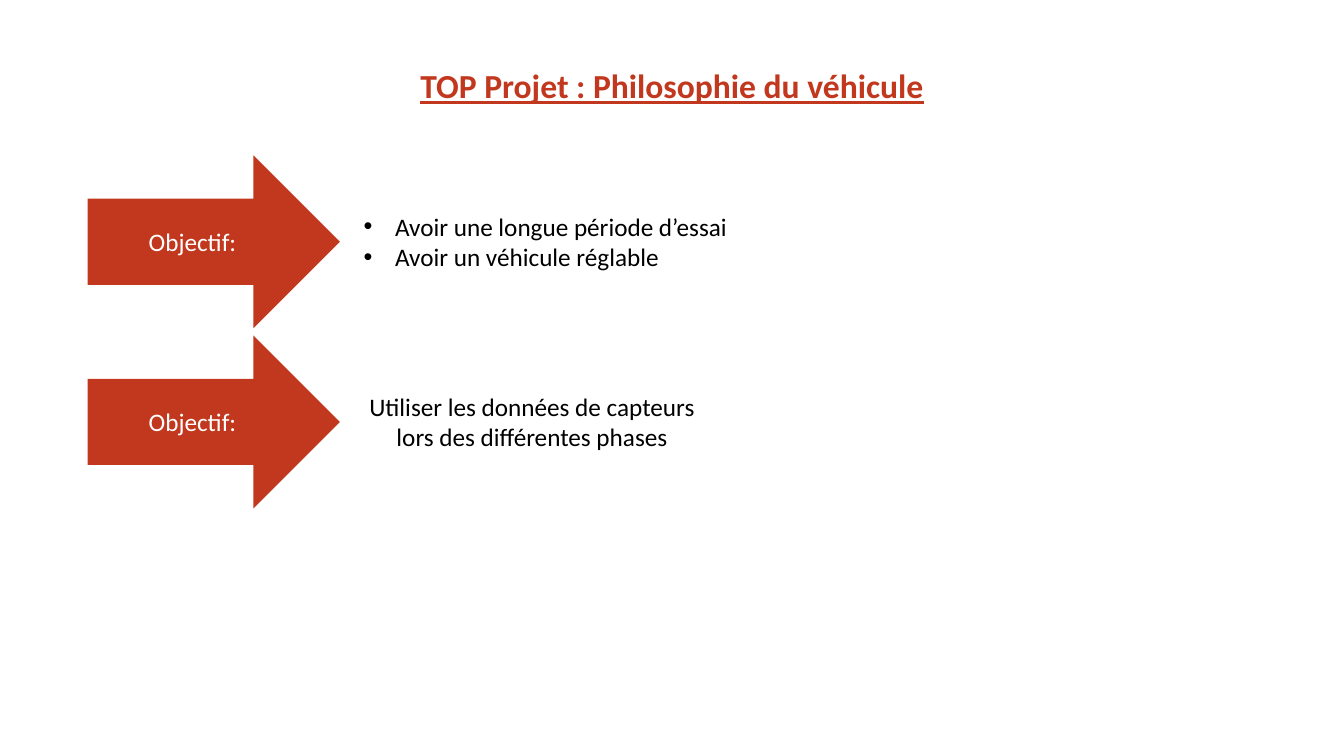
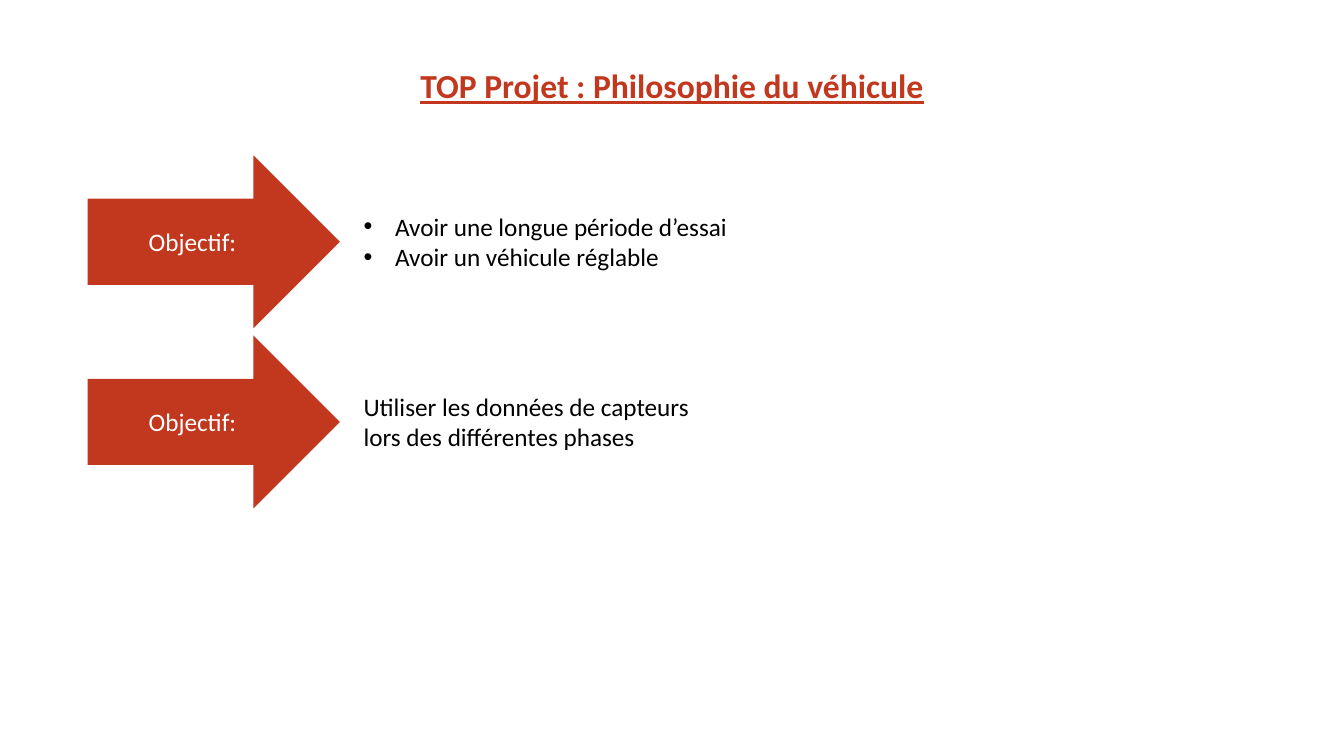
Before and after one commit to EOSCogniton/STUF-2020, a slide deck: slide 3 of AB_TOPs/01_Top_Projet/Top Projet.pptx. Drawn at 1344x756 pixels with LibreOffice and Linux fonts; fonts in the diff are those of the drawing; background and template pictures are left out. Boxes give left, top, right and bottom in pixels: in the first picture for what was removed or moved away, otherwise in the second. Text is boxed around its words. In the diff, an @@ line names an element or a change of style, - is before the commit and + after.

```diff
--- a/AB_TOPs/01_Top_Projet/Top Projet.pptx
+++ b/AB_TOPs/01_Top_Projet/Top Projet.pptx
@@ text "Utiliser les données de capteurs ..." at [364, 398, 689, 450]: alignment centre to left @@
```
Also in this commit, not shown: 2 other slides changed, 3 other files.
